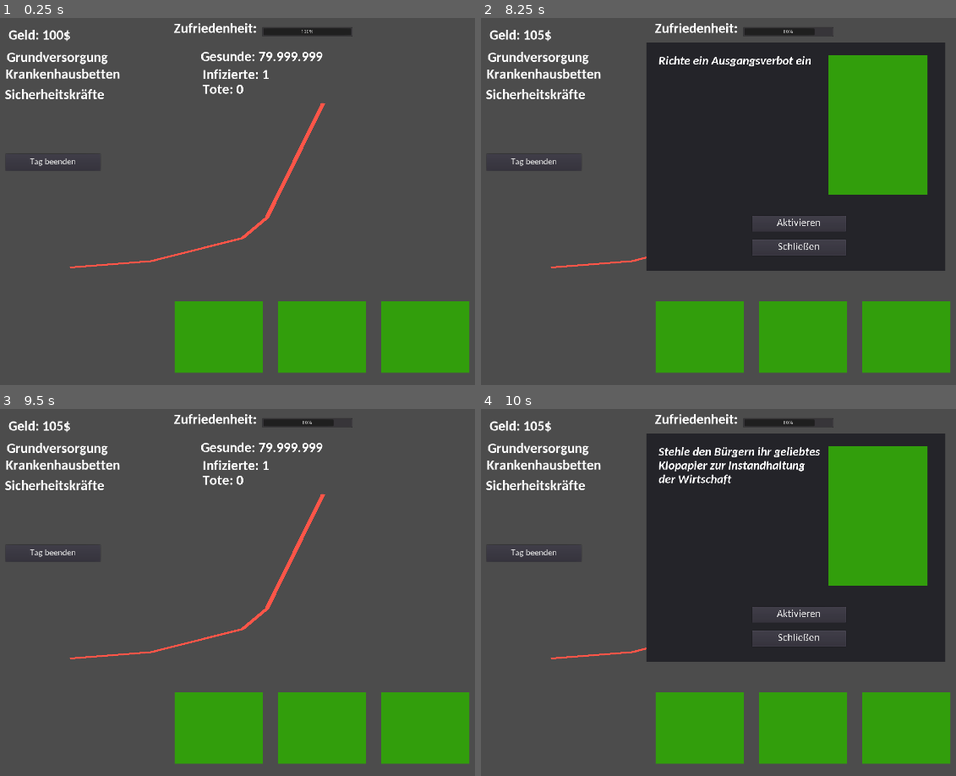
Above: before the commit, frames 1-4 (two rows, left to right).
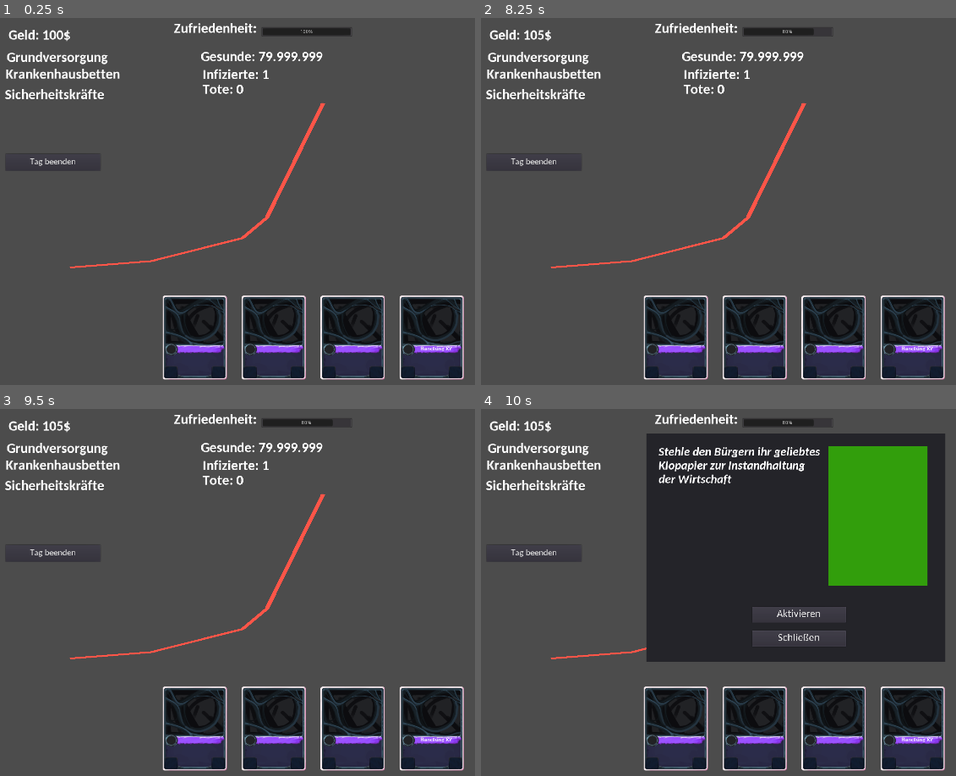
Above: after the commit, the same moments.

Repository: Cards-against-Corona/Cards-against-Corona
Game: Godot game, scene res://Scenes and Scripts/Game.tscn
Two runs of this game, one before a commit and one after it. Both use one fixed random seed, a clock stepped at 60 frames per second and the inputs below.
Inputs (mouse positions are in pixels of both pictures, inside the frame that each line leads up to; where the layout moved, square brackets give the same spot in the first picture):
- Up to frame 1 (0.25 s): no input
- Up to frame 2 (8.25 s): click (756, 337) [804, 337] at 0.5 s; click (832, 337) [908, 337] at 1.25 s; click (913, 337) at 2 s, where only the run after the commit has a clickable "Handlung XY"; click (675, 337) [699, 337] at 2.75 s; click "Aktivieren" at 3.5 s; click (675, 337) [699, 337] at 4.25 s; click "Schließen" at 5 s; click (756, 337) [804, 337] at 5.75 s; click (832, 337) [908, 337] at 6.5 s; click "Aktivieren" at 7.25 s; click (913, 337) at 8 s, where only the run after the commit has a clickable "Handlung XY"
- Up to frame 3 (9.5 s): click (318, 640) at 8.75 s, where only the run before the commit has a clickable "Schließen"
- Up to frame 4 (10 s): click (675, 728) [699, 728] at 9.5 s

The runs differ from the first frame. In frame 1, 14% of the frame differs, in the area x 34-99%, y 2-99%; in frame 2, 52%, in the area x 34-99%, y 3-99%; in frame 3, 14%; in frame 4, 14%.

Commit message:
Karten Design hinzugefügt

Diff:
--- /dev/null
+++ b/Scenes and Scripts/EineKarte.tscn
@@ -0,0 +1,33 @@
+[gd_scene load_steps=4 format=2]
+
+[ext_resource path="res://Assets/card_frame.png" type="Texture" id=1]
+[ext_resource path="res://Assets/Fonts/Carlito-Bold.ttf" type="DynamicFontData" id=2]
+
+[sub_resource type="DynamicFont" id=1]
+size = 20
+font_data = ExtResource( 2 )
+
+[node name="EineKarte" type="TextureButton"]
+margin_left = -112.0
+margin_top = -172.0
+margin_right = 108.0
+margin_bottom = 180.0
+texture_normal = ExtResource( 1 )
+__meta__ = {
+"_edit_use_anchors_": false
+}
+
+[node name="Sprite" type="Sprite" parent="."]
+
+[node name="Label" type="Label" parent="."]
+margin_left = 53.2067
+margin_top = 212.905
+margin_right = 194.207
+margin_bottom = 234.905
+custom_fonts/font = SubResource( 1 )
+text = "Handlung XY"
+align = 1
+valign = 1
+__meta__ = {
+"_edit_use_anchors_": false
+}
--- a/Scenes and Scripts/Game.tscn
+++ b/Scenes and Scripts/Game.tscn
@@ -129,10 +129,12 @@
 }
 
 [node name="ProgressBar" type="ProgressBar" parent="Control"]
-margin_left = 791.954
+margin_left = 790.447
 margin_top = 58.7976
-margin_right = 1049.95
+margin_right = 1048.44
 margin_bottom = 86.7976
+max_value = 100.0
+step = 1.0
 value = 100.0
 __meta__ = {
 "_edit_use_anchors_": false
--- a/Scenes and Scripts/Karten.gd
+++ b/Scenes and Scripts/Karten.gd
@@ -7,6 +7,7 @@
 var currentcard = 0
 var currentgeld = 0
 var currentansehen = 0
+var Karte = preload("res://Scenes and Scripts/EineKarte.tscn")
 
 # Called when the node enters the scene tree for the first time.
 func _ready():
@@ -56,3 +57,7 @@
 	currentansehen = 0
 	currentgeld = 0
 	currentcard = 0
+
+#func generate():
+#	for i in len(Array):
+#		var Instance = Karte.instance()
--- a/Scenes and Scripts/Karten.tscn
+++ b/Scenes and Scripts/Karten.tscn
@@ -1,9 +1,11 @@
-[gd_scene load_steps=7 format=2]
+[gd_scene load_steps=9 format=2]
 
 [ext_resource path="res://Assets/Green.png" type="Texture" id=1]
 [ext_resource path="res://Assets/Fonts/Carlito-Regular.ttf" type="DynamicFontData" id=2]
 [ext_resource path="res://Assets/Fonts/Carlito-BoldItalic.ttf" type="DynamicFontData" id=3]
 [ext_resource path="res://Scenes and Scripts/Karten.gd" type="Script" id=4]
+[ext_resource path="res://Assets/card_frame.png" type="Texture" id=5]
+[ext_resource path="res://Scenes and Scripts/EineKarte.tscn" type="PackedScene" id=6]
 
 [sub_resource type="DynamicFont" id=1]
 size = 35
@@ -20,10 +22,10 @@
 }
 
 [node name="ScrollContainer" type="ScrollContainer" parent="."]
-margin_left = 544.173
-margin_top = 837.224
-margin_right = 1550.17
-margin_bottom = 1158.22
+margin_left = 510.366
+margin_top = 821.0
+margin_right = 1580.37
+margin_bottom = 1173.0
 rect_scale = Vector2( 0.837, 0.678 )
 scroll_vertical_enabled = false
 __meta__ = {
@@ -31,38 +33,42 @@
 }
 
 [node name="HBoxContainer" type="HBoxContainer" parent="ScrollContainer"]
-margin_right = 1000.0
-margin_bottom = 300.0
+margin_right = 1022.0
+margin_bottom = 352.0
 custom_constants/separation = 50
 
 [node name="1" type="TextureButton" parent="ScrollContainer/HBoxContainer"]
-margin_right = 300.0
-margin_bottom = 300.0
-texture_normal = ExtResource( 1 )
+margin_right = 218.0
+margin_bottom = 352.0
+texture_normal = ExtResource( 5 )
+__meta__ = {
+"_edit_use_anchors_": false
+}
+
+[node name="2" type="TextureButton" parent="ScrollContainer/HBoxContainer"]
+margin_left = 268.0
+margin_right = 486.0
+margin_bottom = 352.0
+texture_normal = ExtResource( 5 )
+__meta__ = {
+"_edit_use_anchors_": false
+}
+
+[node name="3" type="TextureButton" parent="ScrollContainer/HBoxContainer"]
+margin_left = 536.0
+margin_right = 754.0
+margin_bottom = 352.0
+texture_normal = ExtResource( 5 )
 stretch_mode = 3
 __meta__ = {
 "_edit_use_anchors_": false
 }
 
-[node name="2" type="TextureButton" parent="ScrollContainer/HBoxContainer"]
-margin_left = 350.0
-margin_right = 650.0
-margin_bottom = 300.0
-texture_normal = ExtResource( 1 )
-stretch_mode = 3
-__meta__ = {
-"_edit_use_anchors_": false
-}
-
-[node name="3" type="TextureButton" parent="ScrollContainer/HBoxContainer"]
-margin_left = 700.0
-margin_right = 1000.0
-margin_bottom = 300.0
-texture_normal = ExtResource( 1 )
-stretch_mode = 3
-__meta__ = {
-"_edit_use_anchors_": false
-}
+[node name="EineKarte" parent="ScrollContainer/HBoxContainer" instance=ExtResource( 6 )]
+margin_left = 804.0
+margin_top = 0.0
+margin_right = 1022.0
+margin_bottom = 352.0
 
 [node name="Infoübersicht" type="Panel" parent="."]
 visible = false
Binary file added: Assets/card_frame.png
Not shown, added: Assets/card_frame.png.import
